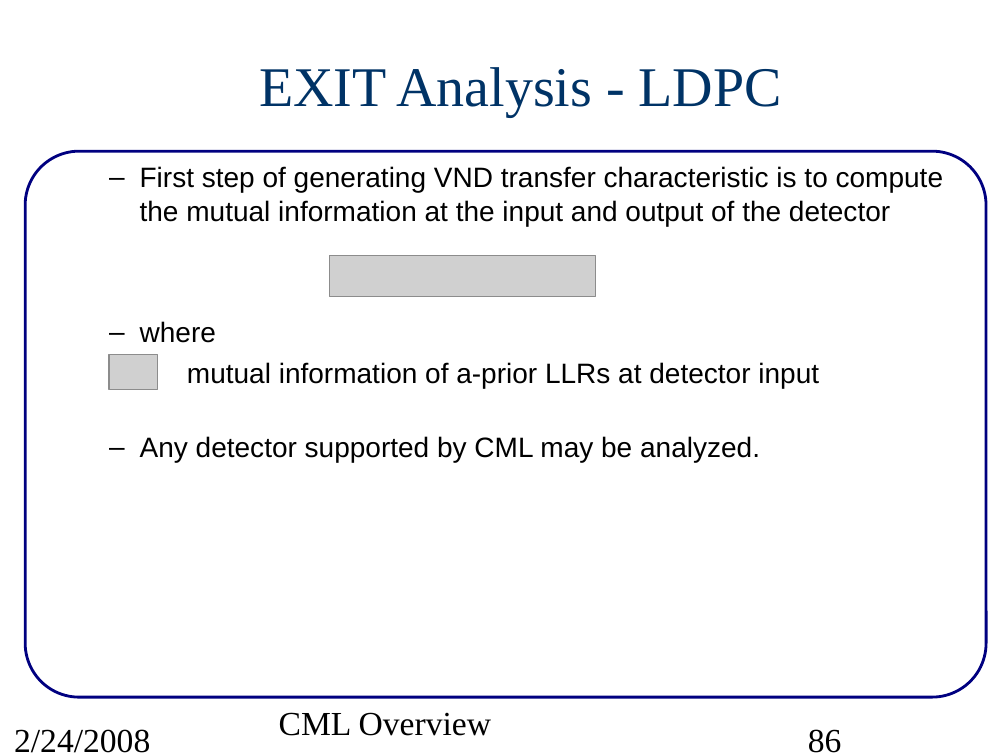
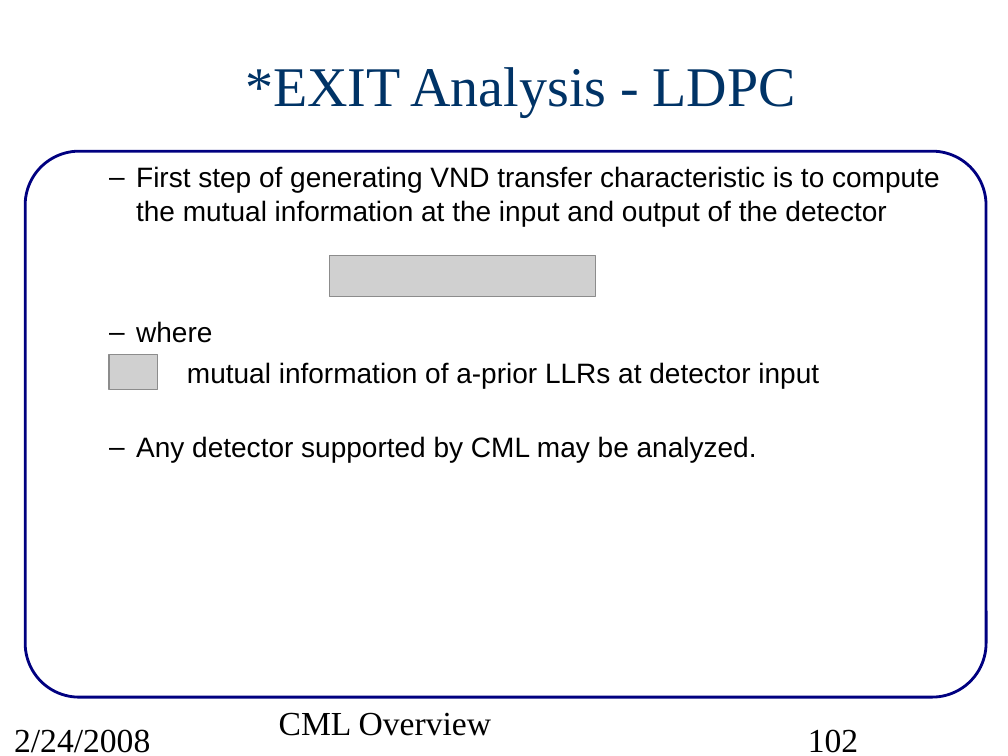
Before and after one commit to marcusmueller/iscml, a slide deck: slide 102 of pcs/projects/cml/doc/src/CMLoverview.ppt (slide 86 before the commit). Drawn at 1008x756 pixels with LibreOffice and Linux fonts; fonts in the diff are those of the drawing; grey boxes stand for pictures. Boxes give left, top, right and bottom in pixels: in the first picture for what was removed or moved away, otherwise in the second. Text is boxed around its words. In the diff, an @@ line names an element or a change of style, - is before the commit and + after.

```diff
--- a/pcs/projects/cml/doc/src/CMLoverview.ppt
+++ b/pcs/projects/cml/doc/src/CMLoverview.ppt
@@ title at bbox=[245, 67, 796, 117]: text changed @@
-EXIT Analysis - LDPC
+*EXIT Analysis - LDPC
@@ text "First step of generating VND ..." at bbox=[136, 166, 939, 462]: indent changed @@
@@ page number at bbox=[808, 729, 858, 753]: text changed @@
-86
+102
```
Also in this commit, not shown: 91 other slides changed, 17 slides added, 4 other files.
